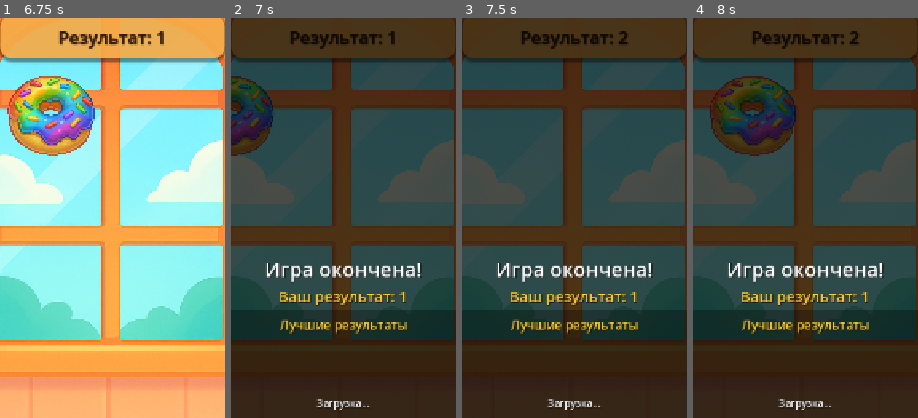
Above: before the commit, frames 1-4 (left to right).
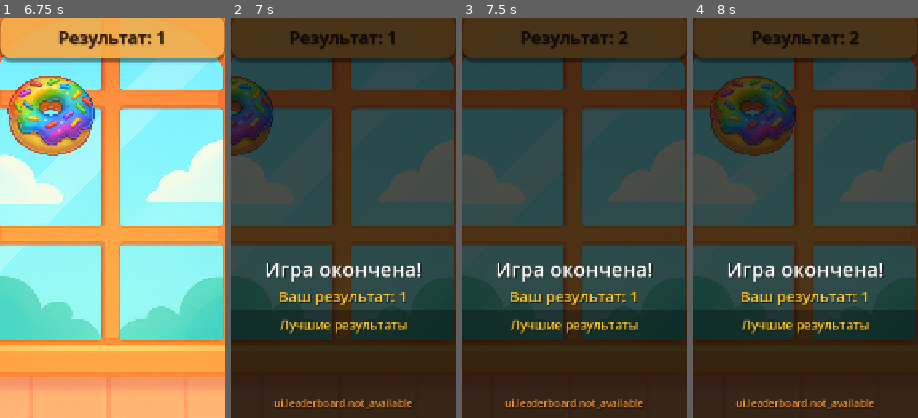
Above: after the commit, the same moments.

Repository: supervi5w4/donuttower
Game: Godot game, scene res://scenes/Game_new.tscn
Same seed, same stepped clock (60 frames per second), same inputs: the game is played once before the commit and once after it. This scene is started directly instead of the project's main scene.
Inputs (mouse positions are % of the whole screen's width and height, from its top left):
- Up to frame 1 (6.75 s): tap Enter at 0.5 s; move the mouse to (72, 45) at 0.52 s; tap I every 1.5 s from 0.6 to 6.6 s; click (72, 45) at 0.67 s; move the mouse to (30, 55) at 1.27 s; hold S 1.28-2.03 s; tap R every 1.5 s from 1.35 to 5.85 s; move the mouse to (60, 28) at 2.02 s; move the mouse to (45, 70) at 2.77 s; click (45, 70) at 2.92 s; move the mouse to (80, 65) at 3.52 s; hold S 3.53-5.78 s; move the mouse to (20, 35) at 4.27 s; move the mouse to (55, 50) at 5.02 s; click (55, 50) at 5.17 s; move the mouse to (35, 25) at 5.77 s; move the mouse to (72, 45) at 6.52 s
- Up to frame 2 (7 s): no input
- Up to frame 3 (7.5 s): move the mouse to (30, 55) at 7.27 s; tap R at 7.35 s; click (30, 55) at 7.42 s
- Up to frame 4 (8 s): no input
The pictures show only the part of the screen within x 25-75%, y 2-52%; the shares and areas given below are measured in that part.

Frame 1 is identical in both runs. In frame 2, 0.8% of the frame differs, in the area x 19-81%, y 95-98%; in frame 3, 0.8%; in frame 4, 0.8%.

Commit message:
Add files via upload

Diff:
--- a/scripts/Game.gd
+++ b/scripts/Game.gd
@@ -420,9 +420,6 @@
 	# Загружаем и показываем лидерборд
 	_load_and_show_leaderboard()
 
-	# Загружаем запись игрока в лидерборде
-	_load_player_leaderboard_entry()
-
 	# Запускаем таймер для показа рекламы через 3 секунды
 	_start_ad_delay_timer()
 
@@ -691,12 +688,15 @@
 	print("Game: Лидерборд будет инициализирован автоматически...")
 	_leaderboard_ready = true
 
-	# Проверяем авторизацию перед отправкой
-	YandexSdk.check_is_authorized()
-	# Подключаемся к сигналу проверки авторизации (отключаем предыдущие подключения)
+	# Сначала отключаем существующие соединения, если они есть
 	if YandexSdk.check_auth.is_connected(_on_auth_checked):
 		YandexSdk.check_auth.disconnect(_on_auth_checked)
+
+	# Подключаемся к сигналу проверки авторизации
 	YandexSdk.check_auth.connect(_on_auth_checked)
+
+	# Затем вызываем проверку авторизации
+	YandexSdk.check_is_authorized()
 
 func _on_auth_checked(is_authorized: bool) -> void:
 	"""Обработчик проверки авторизации"""
@@ -709,6 +709,8 @@
 	if is_authorized:
 		# Отправляем результат в лидерборд
 		YandexSdk.save_leaderboard_score("donuttowerleaderboard", score)
+		# После сохранения загружаем запись игрока
+		_load_player_leaderboard_entry()
 	else:
 		print("Game: Пользователь не авторизован, результат не отправлен в лидерборд")
 		# Можно предложить авторизацию
@@ -734,12 +736,15 @@
 	print("Game: Лидерборд будет инициализирован автоматически для загрузки записи игрока...")
 	_leaderboard_ready = true
 
-	# Проверяем авторизацию перед загрузкой записи игрока
-	YandexSdk.check_is_authorized()
-	# Подключаемся к сигналу проверки авторизации (отключаем предыдущие подключения)
+	# Сначала отключаем существующие соединения, если они есть
 	if YandexSdk.check_auth.is_connected(_on_auth_checked_for_player_entry):
 		YandexSdk.check_auth.disconnect(_on_auth_checked_for_player_entry)
+
+	# Подключаемся к сигналу проверки авторизации
 	YandexSdk.check_auth.connect(_on_auth_checked_for_player_entry)
+
+	# Затем вызываем проверку авторизации
+	YandexSdk.check_is_authorized()
 
 func _on_auth_checked_for_player_entry(is_authorized: bool) -> void:
 	"""Обработчик проверки авторизации для загрузки записи игрока"""
--- a/scripts/LeaderboardPanel.gd
+++ b/scripts/LeaderboardPanel.gd
@@ -24,14 +24,24 @@
 	"""Загружает данные лидерборда"""
 	print("LeaderboardPanel: Загрузка лидерборда...")
 
+	# Проверяем, что мы на веб-платформе
+	if not OS.has_feature("yandex"):
+		print("LeaderboardPanel: Не веб-платформа, лидерборд недоступен")
+		_show_error(tr("ui.leaderboard.not_available"))
+		return
+
 	# Лидерборд инициализируется автоматически при первом вызове load_leaderboard_entries
 	print("LeaderboardPanel: Лидерборд будет инициализирован автоматически...")
 
-	# Проверяем авторизацию перед загрузкой
+	# Сначала отключаем существующие соединения, если они есть
+	if YandexSdk.check_auth.is_connected(_on_auth_checked_for_load):
+		YandexSdk.check_auth.disconnect(_on_auth_checked_for_load)
+
+	# Подключаемся к сигналу проверки авторизации
+	YandexSdk.check_auth.connect(_on_auth_checked_for_load)
+
+	# Затем вызываем проверку авторизации
 	YandexSdk.check_is_authorized()
-	# Подключаемся к сигналу проверки авторизации
-	if not YandexSdk.check_auth.is_connected(_on_auth_checked_for_load):
-		YandexSdk.check_auth.connect(_on_auth_checked_for_load)
 
 func _on_auth_checked_for_load(is_authorized: bool) -> void:
 	"""Обработчик проверки авторизации для загрузки лидерборда"""
